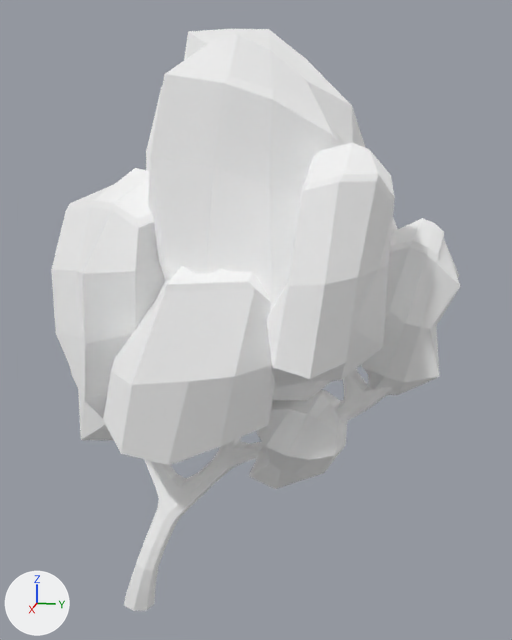
The glTF model assets/nature_lowpoly/BirchTree_Snow_1.glb: old version first, new version second.
Rendered twice from a camera (50 mm lens) standing at (4.06, 1.55, 2.96) and looking at (-0.02, 0.74, 1.94). Every picture has the same lights, and +X, +Y and +Z are marked at lower left. The picture after the commit comes second.

In view in the first picture: 'BirchTree_Snow_1'.
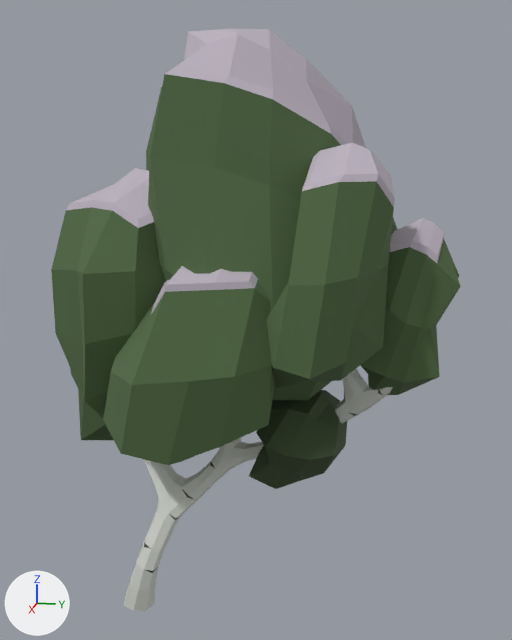
Location of each change, (x1, y1, x2, y2) in pixels of the pictures (512 x 640 px):
'BirchTree_Snow_1', recoloured, surface changed (white to dark green): (51, 29, 461, 611) in both

The change, as a diff of the scene's bpy script:
```diff
--- a/assets/nature_lowpoly/BirchTree_Snow_1.glb.py
+++ b/assets/nature_lowpoly/BirchTree_Snow_1.glb.py
@@ mat_white @@
 mat_white = principled_material('White')
-mat_white.base_color = (1.0, 1.0, 1.0)  # white #ffffff
-mat_white.metallic = 1.0
-mat_white.roughness = 1.0
+mat_white.base_color = (0.655, 0.686, 0.626)  # light grey #d4d8cf
+mat_white.roughness = 0.9
@@ mat_black @@
 mat_black = principled_material('Black')
-mat_black.base_color = (1.0, 1.0, 1.0)  # white #ffffff
+mat_black.base_color = (0.055, 0.055, 0.055)  # dark grey #424242
 mat_black.metallic = 1.0
@@ mat_green @@
 mat_green = principled_material('Green')
-mat_green.base_color = (1.0, 1.0, 1.0)  # white #ffffff
-mat_green.metallic = 1.0
-mat_green.roughness = 1.0
+mat_green.base_color = (0.0874, 0.152, 0.0599)  # dark green #536d45
+mat_green.roughness = 0.9
@@ mat_darkgreen @@
 mat_darkgreen = principled_material('DarkGreen')
-mat_darkgreen.base_color = (1.0, 1.0, 1.0)  # white #ffffff
-mat_darkgreen.metallic = 1.0
-mat_darkgreen.roughness = 1.0
+mat_darkgreen.base_color = (0.0532, 0.0908, 0.037)  # dark green #415536
+mat_darkgreen.roughness = 0.9
@@ mat_snow @@
 mat_snow = principled_material('Snow')
-mat_snow.base_color = (1.0, 1.0, 1.0)  # white #ffffff
-mat_snow.metallic = 1.0
-mat_snow.roughness = 1.0
+mat_snow.base_color = (0.503, 0.451, 0.527)  # light grey #bcb3c0
+mat_snow.roughness = 0.9
```
